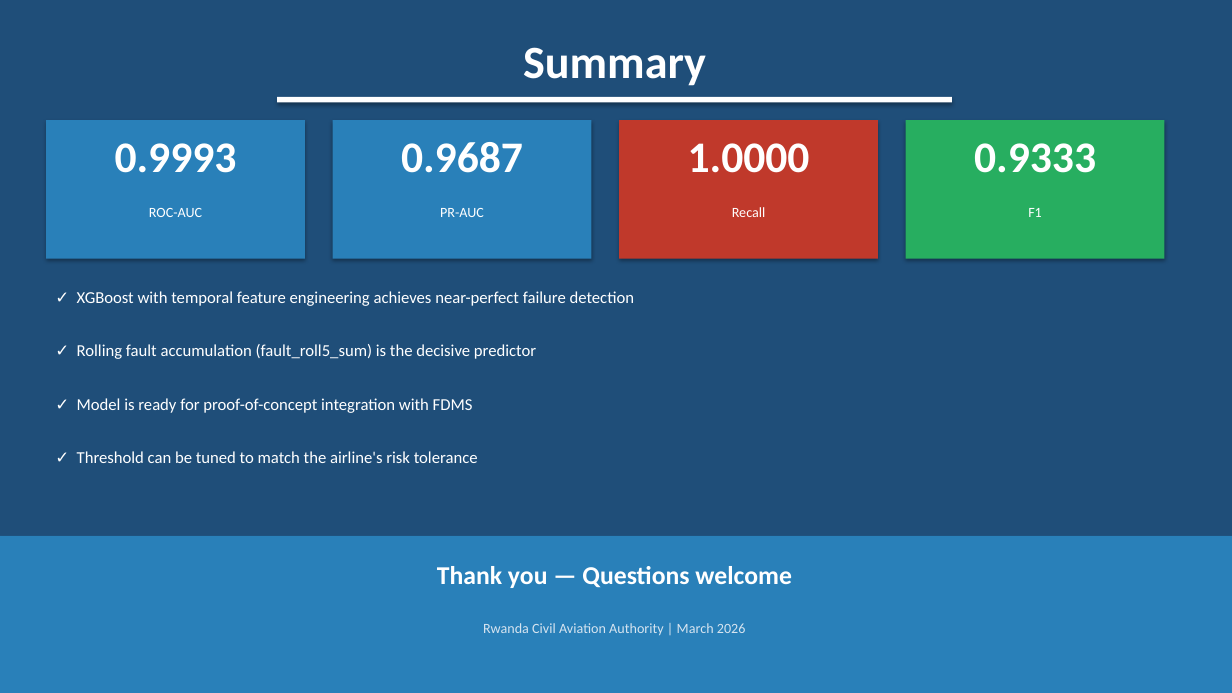
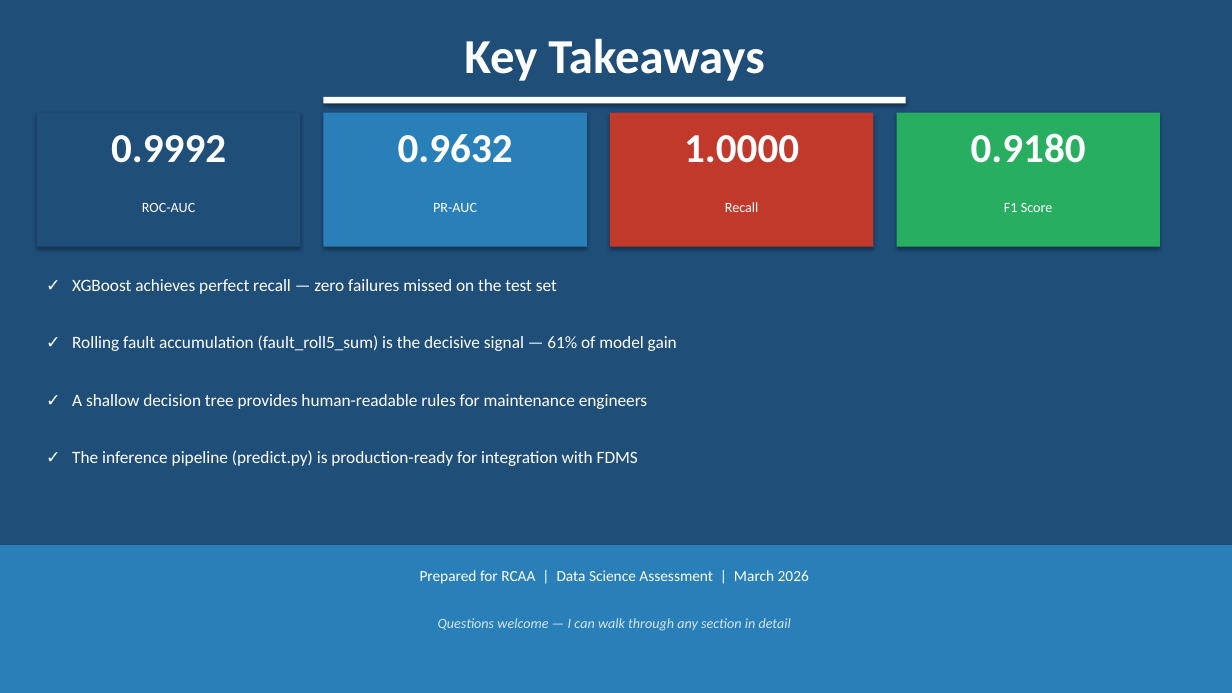
Before and after one commit to Mwambuka/rcaa-predictive-maintenance-bertin, a slide deck: slide 12 of RCAA_Predictive_Maintenance_Slides.pptx. Drawn at 1232x693 pixels with LibreOffice and Linux fonts; fonts in the diff are those of the drawing. Boxes give left, top, right and bottom in pixels: in the first picture for what was removed or moved away, otherwise in the second. Text is boxed around its words. In the diff, an @@ line names an element or a change of style, - is before the commit and + after.

```diff
--- a/RCAA_Predictive_Maintenance_Slides.pptx
+++ b/RCAA_Predictive_Maintenance_Slides.pptx
@@ text added at (464, 38, 764, 81), 38 pt, text #FFFFFF, bold @@
+Key Takeaways
@@ text removed at (523, 47, 706, 86) @@
-Summary
@@ rectangle: place and size @@
-rectangle at (46, 120, 305, 259)
+rectangle at (37, 113, 300, 247)
@@ rectangle at (37, 113, 300, 247): fill #2980B9 to #1F4E79 @@
@@ rectangle: place and size @@
-rectangle at (333, 120, 592, 259)
+rectangle at (323, 113, 587, 247)
@@ rectangle: place and size @@
-rectangle at (277, 97, 952, 103)
+rectangle at (323, 97, 906, 104)
@@ text "1.0000": place and size @@
-text "1.0000" at (688, 143, 810, 173)
+text "1.0000" at (684, 135, 799, 163)
@@ text "1.0000" at (684, 135, 799, 163): size 34 to 32 pt @@
@@ rectangle: place and size @@
-rectangle at (619, 120, 878, 259)
+rectangle at (610, 113, 873, 247)
@@ rectangle: place and size @@
-rectangle at (906, 120, 1165, 259)
+rectangle at (897, 113, 1160, 247)
@@ text at (111, 135, 226, 163): text changed; size 34 to 32 pt @@
-0.9993
+0.9992
@@ text at (398, 134, 513, 163): text changed; size 34 to 32 pt @@
-0.9687
+0.9632
@@ text at (971, 133, 1086, 163): text changed; size 34 to 32 pt @@
-0.9333
+0.9180
@@ text "ROC-AUC": place and size @@
-text "ROC-AUC" at (149, 208, 202, 217)
+text "ROC-AUC" at (142, 203, 195, 212)
@@ text "PR-AUC": place and size @@
-text "PR-AUC" at (440, 208, 484, 217)
+text "PR-AUC" at (433, 203, 477, 212)
@@ text "Recall": place and size @@
-text "Recall" at (732, 207, 766, 217)
+text "Recall" at (725, 202, 759, 212)
@@ text at (1004, 203, 1053, 212): text changed @@
-F1
+F1 Score
@@ text at (72, 279, 557, 294): text changed; size 13 to 13.5 pt @@
-✓ XGBoost with temporal feature engineering achieves near-perfect failure detection
+✓ XGBoost achieves perfect recall — zero failures missed on the test set
@@ text at (72, 335, 677, 351): text changed; size 13 to 13.5 pt @@
-✓ Rolling fault accumulation (fault_roll5_sum) is the decisive predictor
+✓ Rolling fault accumulation (fault_roll5_sum) is the decisive signal — 61% of model gain
@@ text at (72, 394, 647, 409): text changed; size 13 to 13.5 pt @@
-✓ Model is ready for proof-of-concept integration with FDMS
+✓ A shallow decision tree provides human-readable rules for maintenance engineers
@@ text at (72, 450, 638, 466): text changed; size 13 to 13.5 pt @@
-✓ Threshold can be tuned to match the airline's risk tolerance
+✓ The inference pipeline (predict.py) is production-ready for integration with FDMS
@@ rectangle: place and size @@
-rectangle at (0, 536, 1232, 693)
+rectangle at (0, 545, 1232, 693)
@@ text at (420, 570, 809, 584): text changed; size 20 to 12 pt; bold off @@
-Thank you — Questions welcome
+Prepared for RCAA | Data Science Assessment | March 2026
@@ text at (438, 618, 791, 631): text changed; italic on @@
-Rwanda Civil Aviation Authority | March 2026
+Questions welcome — I can walk through any section in detail
```
Also in this commit, not shown: 6 other slides changed, 5 slides added, 5 slides removed, 30 other files.
